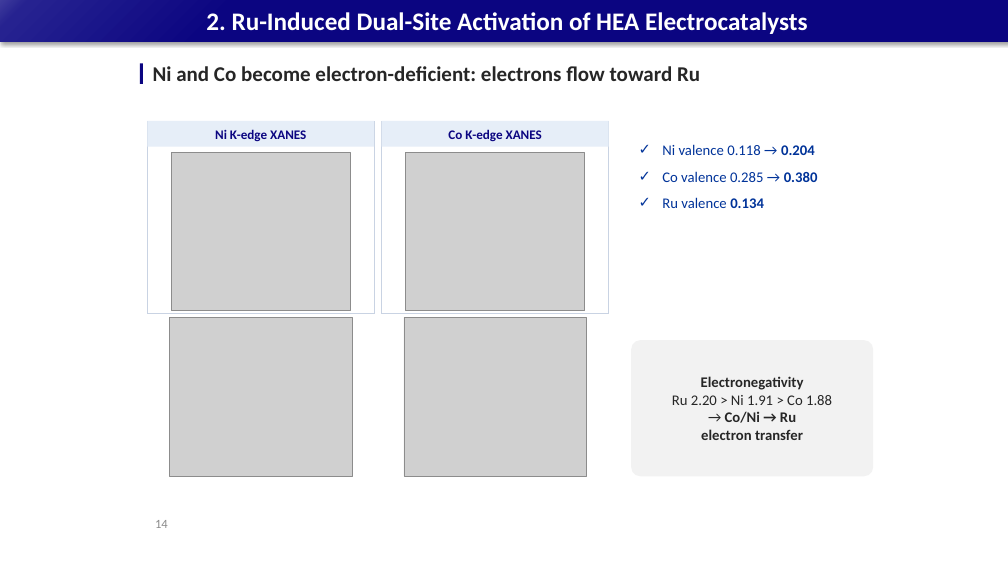
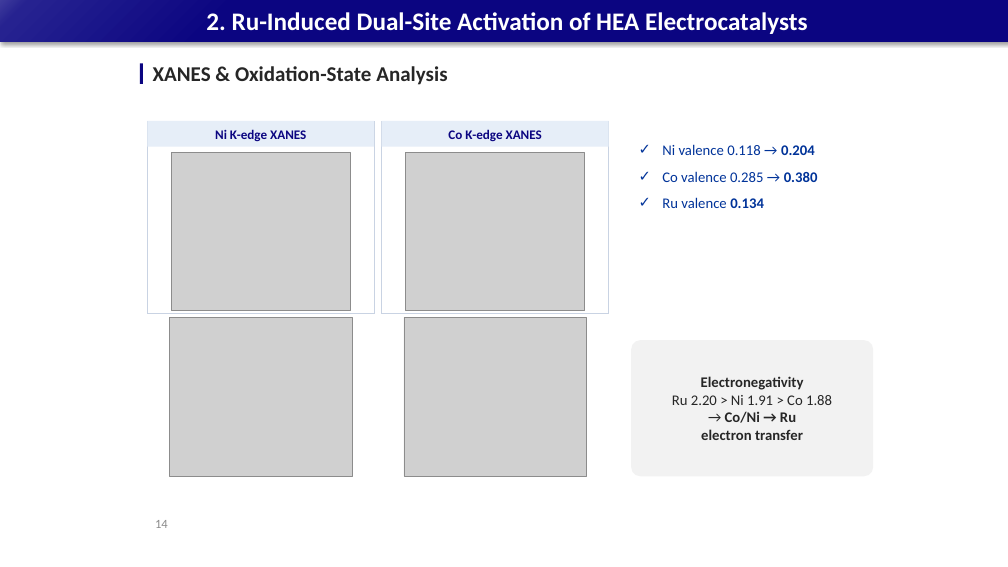
Before and after one commit to limsj0204/letter, a slide deck: slide 14 of 학위논문_디펜스_발표자료.pptx. Drawn at 1008x567 pixels with LibreOffice and Linux fonts; fonts in the diff are those of the drawing; grey boxes stand for pictures. Boxes give left, top, right and bottom in pixels: in the first picture for what was removed or moved away, otherwise in the second. Text is boxed around its words. In the diff, an @@ line names an element or a change of style, - is before the commit and + after.

```diff
--- a/학위논문_디펜스_발표자료.pptx
+++ b/학위논문_디펜스_발표자료.pptx
@@ text at (x1=153, y1=66, x2=447, y2=85): text changed @@
-Ni and Co become electron-deficient: electrons flow toward Ru
+XANES & Oxidation-State Analysis
```
Also in this commit, not shown: 32 other slides changed.
